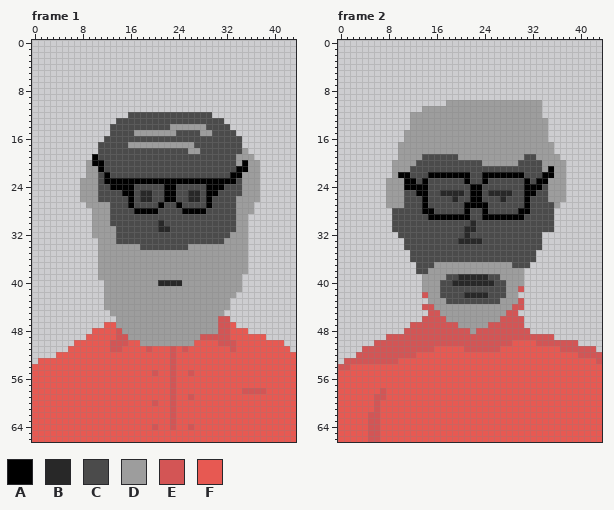
Two states of a pixel-art file, sprite/aseprite/MaleFaceComponentsReSize.aseprite. The picture above was drawn from the file before the commit.
44x67 pixels, 5 frames. Shown: frame 1, frame 2. The commit also changed other frames, which this record leaves out.
Visible layers, top first: "Glasses", "Mouth", "Nose", "Eyes", "Beard", "Hair", "FaceShape", "body".
Palette (. is transparent): A #000000  B #282828  C #4b4b4b  D #9d9d9d  E #d35555  F #e75952
Pixels before, frame 1 (only the part around the change), first column x 0:
 3 ..........................................
 4 ..........................................
 5 ..........................................
 6 ..........................................
 7 ..........................................
 8 ..........................................
 9 ..........................................
10 ..........................................
11 ..........................................
12 ................CCCCCCCCCCCCCC............
13 ..............CCCCCCCCCCCCCCCCCC..........
14 .............CCCCCCCCCCDDDDDDCCCC.........
15 .............CCCCDDDDDDDCCCCDDCCCC........
16 ............CCCCCCCCCCCCCCCCCCCCCCC.......
17 ...........CCCCCDDDDDDDDDDDCCCCCCCC.......
18 ...........CCCCCCCCCCCCCCCDDCCCCCCCD......
19 ..........ACCCCCCCCCCCCCCCCCCCCCCCDDD.....
20 .........DAACCCCCCCCCCCCCCCCCCCCCCDADD....
21 .........DDACCCCCCCCCCCCCCCCCCCCCCAADD....
22 .........DDCACCCCCCCCCCCCCCCCCCCCAADDD....
23 ........DDDCAAAAAAAAAAAAAAAAAAAAAACDDD....
24 ........DDDCCAAAACCCCCAACCCCCAAACCCDDD....
25 ........DDDCCCCAACBBCCAACCBBCAACCCCDDD....
26 ........DDDCCCCCACBBCCAACCBBCACCCCDDDD....
27 .........DDDDCCCACCCCACCACCCCACCCCDDD.....
28 ..........DDDCCCCAAAACCCCAAAACCCCCDDD.....
29 ..........DDDCCCCCCCCCCCCCCCCCCCCCDD......
30 ..........DDDCCCCCCCCBCCCCCCCCCCCCDD......
31 ..........DDDDCCCCCCCBBCCCCCCCCCCCDD......
32 ..........DDDDCCCCCCCCCCCCCCCCCCCDDD......
33 ...........DDDCCCCCCCCCCCCCCCCCCDDDD......
34 ...........DDDDDDDCCCCCCCCDDDDDDDDDD......
Pixels before, frame 2 (only the part around the change), first column x 5:
 0 .......................................
 1 .......................................
 2 .......................................
 3 .......................................
 4 .......................................
 5 .......................................
 6 .......................................
 7 .......................................
 8 .......................................
 9 .......................................
10 .............DDDDDDDDDDDDDDDD..........
11 .........DDDDDDDDDDDDDDDDDDDD..........
12 .......DDDDDDDDDDDDDDDDDDDDDD..........
13 .......DDDDDDDDDDDDDDDDDDDDDDD.........
14 .......DDDDDDDDDDDDDDDDDDDDDDD.........
15 ......DDDDDDDDDDDDDDDDDDDDDDDD.........
16 ......DDDDDDDDDDDDDDDDDDDDDDDD.........
17 .....DDDDDDDDDDDDDDDDDDDDDDDDDD........
18 .....DDDDDDDDDDDDDDDDDDDDDDDDDD........
19 .....DDDDCCCCCCDDDDDDDDDDDCCDDDD.......
20 ....DDDDCCCCCCCCCCCDDDDDDCCCCDDDD......
21 ....DDDCCCCCCCCCCCCCCCCCCCCCCDADD......
22 ....DAACCCAAAAAAACCAAAAAAACCCAADD......
23 ...DDDAACACCCCCCACCACCCCCCACAADDD......
24 ...DDDAAAACCCCCCCAACCCCCCCAAACDDD......
25 ...DDDCCAACCBBBBCAACBBBBCCAACCDDD......
26 ...DDDCCCACCCCBCCAACCCBCCCACCCDDD......
27 ...DDDCCCACCCCCCAAAACCCCCCACCCCD.......
28 ....CCCCCAACCCCCACCACCCCCAACCCC........
29 ....CCCCCCAAAAAAACCAAAAAAACCCCC........
30 ....CCCCCCCCCCCCCBCCCCCCCCCCCCC........
31 ....CCCCCCCCCCCCBBCCCCCCCCCCCCC........
32 .....CCCCCCCCCCCBCCCCCCCCCCCC..........
33 ......CCCCCCCCCBBBBCCCCCCCCCC..........
34 ......CCCCCCCCCCCCCCCCCCCCCCC..........
35 .......CCCCCCCCCCCCCCCCCCCCC...........
36 .......CCCCCCCCCCCCCCCCCCCCC...........
New version:
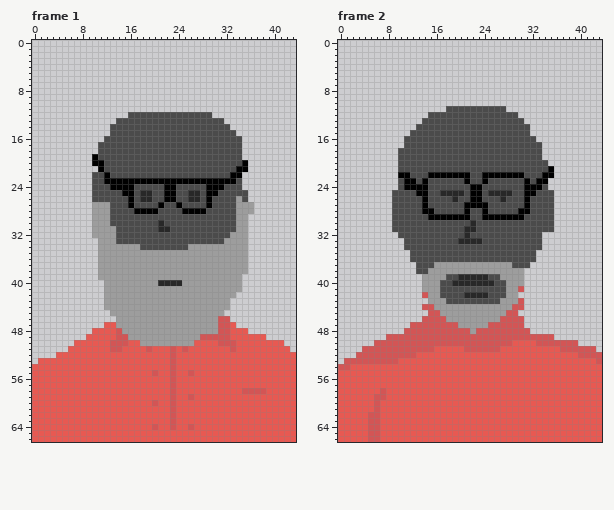
Difference:
layer "Hair" now hidden
Frame 1:
y 14: x 23..28 DDDDDD -> CCCCCC
y 15: x 17..23 DDDDDDD -> CCCCCCC; x 28..29 DD -> CC
y 17: x 16..26 DDDDDDDDDDD -> CCCCCCCCCCC
y 18: x 26..27 DD -> CC; x 35 D -> .
y 19: x 34..36 DDD -> C..
y 20: x 9 D -> .; x 34 D -> C; x 36..37 DD -> ..
y 21: x 9..10 DD -> ..; x 36..37 DD -> ..
y 22: x 9..10 DD -> .C; x 35..37 DDD -> ...
y 23..24: x 8..10 DDD -> ..C; x 35..37 DDD -> ...
y 25..26: x 8..10 DDD -> ..C; x 35..37 DDD -> C..
y 27: x 9 D -> .
Frame 2:
y 10: x 18..33 DDDDDDDDDDDDDDDD -> ................
y 11: x 14..33 DDDDDDDDDDDDDDDDDDDD -> ....CCCCCCCCCC......
y 12: x 12..33 DDDDDDDDDDDDDDDDDDDDDD -> ...CCCCCCCCCCCCCCC....
y 13: x 12..34 DDDDDDDDDDDDDDDDDDDDDDD -> ..CCCCCCCCCCCCCCCCC....
y 14: x 12..34 DDDDDDDDDDDDDDDDDDDDDDD -> .CCCCCCCCCCCCCCCCCCC...
y 15: x 11..34 DDDDDDDDDDDDDDDDDDDDDDDD -> .CCCCCCCCCCCCCCCCCCCC...
y 16: x 11..34 DDDDDDDDDDDDDDDDDDDDDDDD -> CCCCCCCCCCCCCCCCCCCCCC..
y 17: x 10..35 DDDDDDDDDDDDDDDDDDDDDDDDDD -> .CCCCCCCCCCCCCCCCCCCCCCC..
y 18: x 10..35 DDDDDDDDDDDDDDDDDDDDDDDDDD -> CCCCCCCCCCCCCCCCCCCCCCCC..
y 19: x 10..13 DDDD -> CCCC; x 20..30 DDDDDDDDDDD -> CCCCCCCCCCC; x 33..36 DDDD -> C...
y 20: x 9..12 DDDD -> .CCC; x 24..29 DDDDDD -> CCCCCC; x 34..37 DDDD -> C...
y 21: x 9..11 DDD -> .CC; x 34 D -> C; x 36..37 DD -> ..
y 22: x 9 D -> .; x 36..37 DD -> ..
y 23..24: x 8..10 DDD -> ..C; x 35..37 DDD -> ...
y 25..26: x 8..10 DDD -> .CC; x 35..37 DDD -> C..
y 27: x 8..10 DDD -> .CC; x 36 D -> .
Changed places in both pictures, as pixel boxes (x1, y1, x2, y2):
changed: (128, 124, 212, 154)
changed: (236, 148, 260, 202)
changed: (80, 160, 98, 208)
changed: (386, 100, 566, 208)
